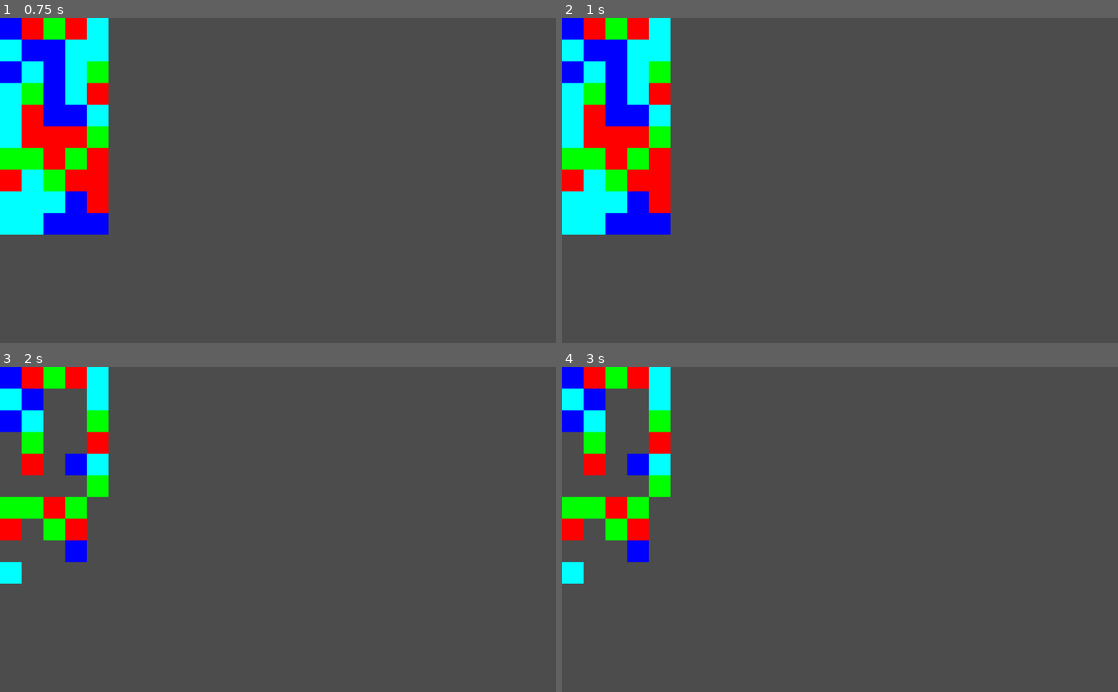
Above: before the commit, frames 1-4 (two rows, left to right).
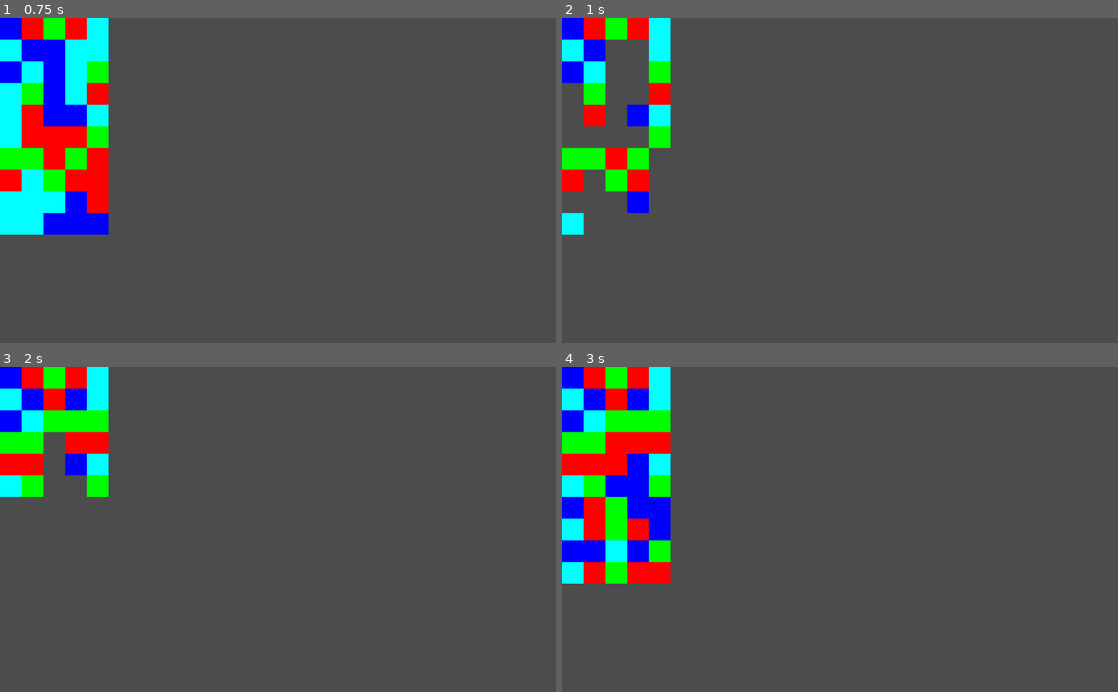
Above: after the commit, the same moments.

Repository: Grimmr/fishGame
Game: Godot game, scene res://MatchGame.tscn
Two runs of this game, one before a commit and one after it. Both use one fixed random seed, a clock stepped at 60 frames per second and the inputs below. The project has no main scene, so this scene is started directly.
Inputs:
- Up to frame 1 (0.75 s): tap Enter at 0.5 s
- Up to frame 2 (1 s): no input
- Up to frame 3 (2 s): tap Space at 1.25 s
- Up to frame 4 (3 s): tap Enter at 2.75 s

Frame 1 is identical in both runs. In frame 2, 6.3% of the frame differs, in the area x 0-20%, y 6-67%; in frame 3, 4.8%; in frame 4, 7.6%.

Commit message:
added fill

Diff:
--- a/MatchGame.gd
+++ b/MatchGame.gd
@@ -11,7 +11,7 @@
 
 enum direction {H, V}
 
-enum {CLEAR, LIFT}
+enum {CLEAR, LIFT, FILL}
 var state = CLEAR
 
 func _ready():
@@ -22,25 +22,26 @@
 var count = 0
 func _process(delta):
 	count += delta
-	if count >= 2 && count <= 10:
+	if count >= 1 && count <= 10:
 		if(state == CLEAR):
 			state = LIFT
 			count = 0
 			clearAllMatches()
 		elif(state == LIFT):
 			HandleLiftPieces()
-			count = 10
+			state = FILL
+			count = 0
+		elif(state == FILL):
+			HandleFill()
+			state = CLEAR
+			count = 0
 
 func setupBoard():
 	for x in range(width):
 		board.append([])
 		for y in range(height):
-			var newWater = WaterScene.instance()
-			newWater.setType(rng.randi_range(0,3))
-			newWater.position.x = x*gridSize + .5*gridSize
-			newWater.position.y = y*gridSize + .5*gridSize
-			add_child(newWater)
-			board[x].append(newWater)
+			board[x].append(null)
+			createWater(x,y)
 
 func findMatches():
 	var out = []
@@ -90,6 +91,23 @@
 			if(board[x][y] == null):
 				shiftColumnOne(x, y)
 
+func createWater(x, y):
+	var newWater = WaterScene.instance()
+	newWater.setType(rng.randi_range(0,3))
+	newWater.position.x = x*gridSize + .5*gridSize
+	newWater.position.y = y*gridSize + .5*gridSize
+	add_child(newWater)
+	board[x][y] = newWater
+
+func HandleFill():
+	for x in range(width):
+		var start = false
+		for y in range(height):
+			if board[x][y] == null:
+				start = true
+			if start:
+				createWater(x,y)
+
 func remove(x, y):
 	remove_child(board[x][y])
 	board[x][y] = null
